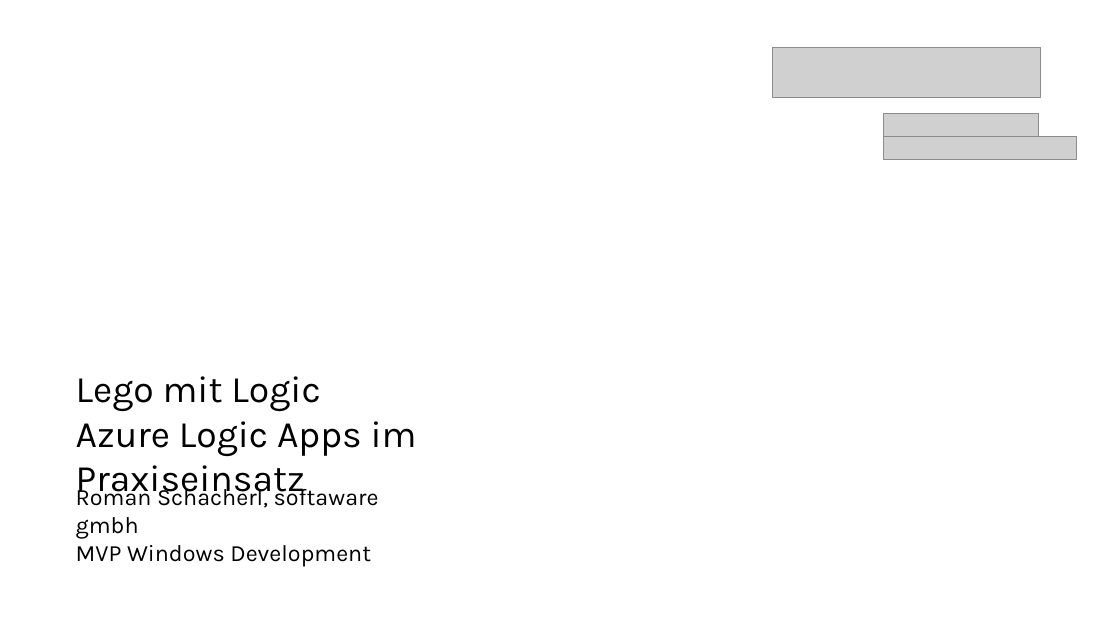
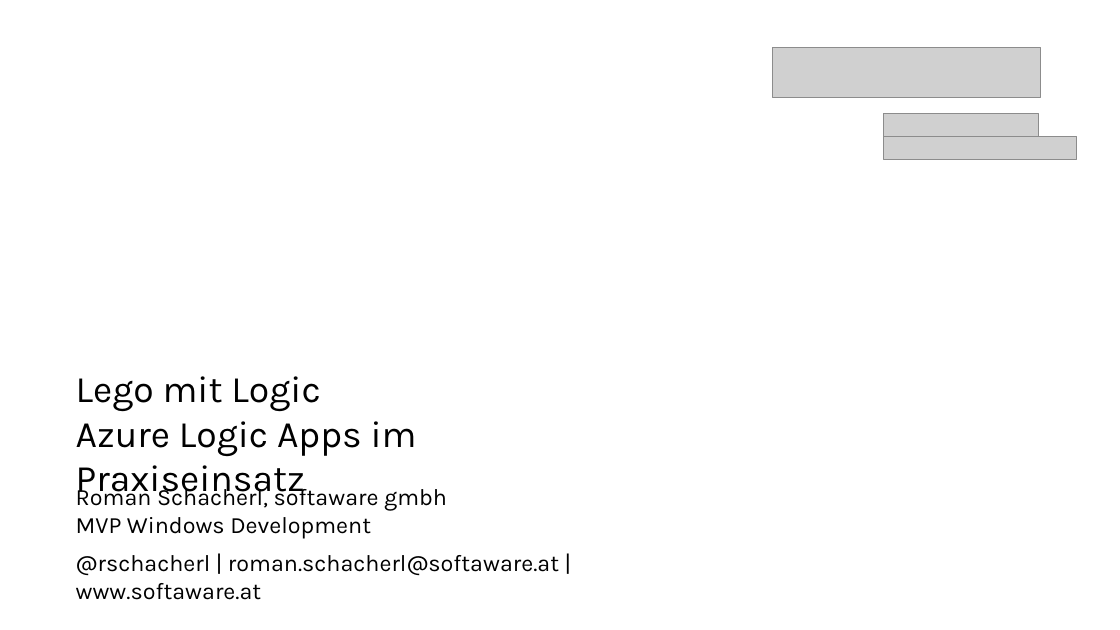
Before and after one commit to softawaregmbh/samples-logicapporder, a slide deck: slide 1 of slides.pptx. Drawn at 1120x630 pixels with LibreOffice and Linux fonts; fonts in the diff are those of the drawing; grey boxes stand for pictures. Boxes give left, top, right and bottom in pixels: in the first picture for what was removed or moved away, otherwise in the second. Text is boxed around its words. In the diff, an @@ line names an element or a change of style, - is before the commit and + after.

```diff
--- a/slides.pptx
+++ b/slides.pptx
@@ text at (x1=76, y1=555, x2=559, y2=600): paragraph added @@
+@rschacherl | roman.schacherl@softaware.at | www.softaware.at
```
Also in this commit, not shown: 5 other slides changed, 18 other files.
